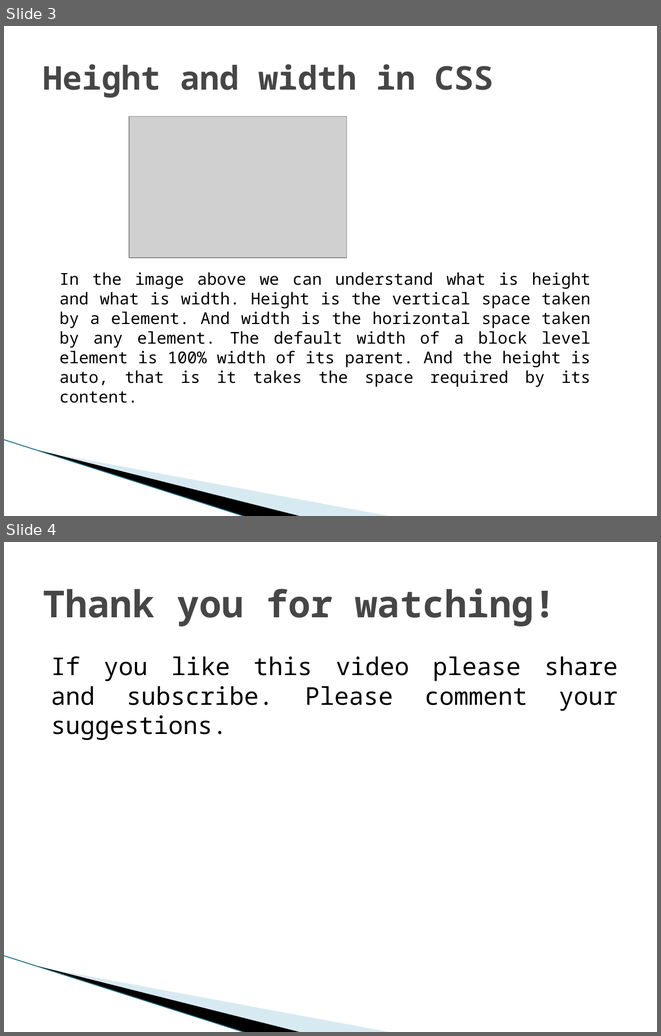
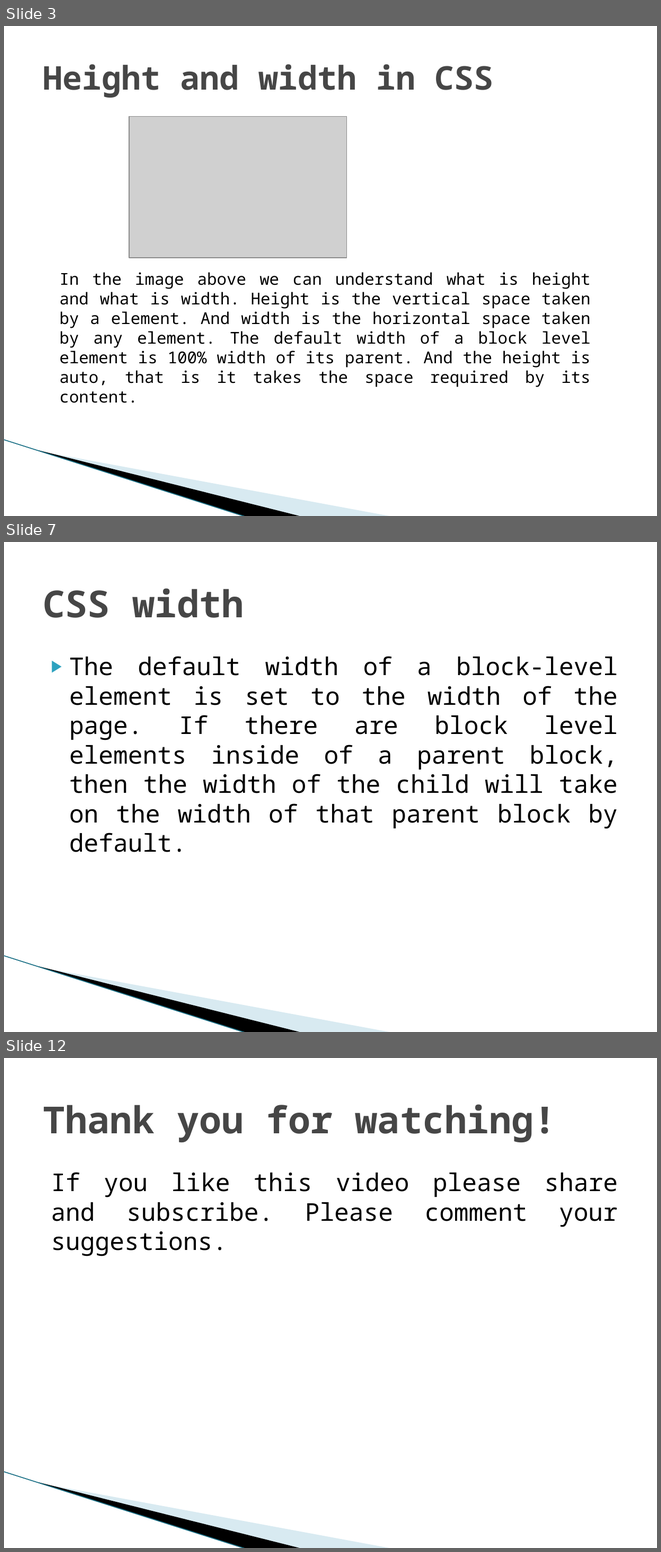
Before and after one commit to biswajitpoddar/youtubeDocuments, a slide deck: CSS PowerPoints/6. CSS Height and Width.pptx. Shown one above the other, each under a label of ours: slides 3 and 4 before the commit, slides 3, 7 and 12 after it; the slides between them are not shown. The pictures are 661x1036 and 661x1552 pixels, drawn with LibreOffice and Linux fonts; fonts in the diff are those of the drawing; grey boxes stand for pictures; background and template pictures are left out. Boxes give left, top, right and bottom in pixels: in the first picture for what was removed or moved away, otherwise in the second. Text is boxed around its words. In the diff, an @@ line names an element or a change of style, - is before the commit and + after.

```diff
--- a/CSS PowerPoints/6. CSS Height and Width.pptx
+++ b/CSS PowerPoints/6. CSS Height and Width.pptx
@@ slide 7 added at (4,542,657,1032), background #FFFFFF; not listed: 3 template elements that a slide beside it also shows @@
@@ title added at (43,588,244,618), 41 pt, text #464646, bold @@
+CSS width
@@ text added at (69,656,618,852), 27 pt, text #000000 @@
+▶ The default width of a block-level element is set to the width of the page. If there are block level elements inside of a parent block, then the width of the child will take on the width of that parent block by default.
@@ what was slide 4 is now slide 12 @@
```
Also in this commit, not shown: 7 other slides added, 2 other files.
